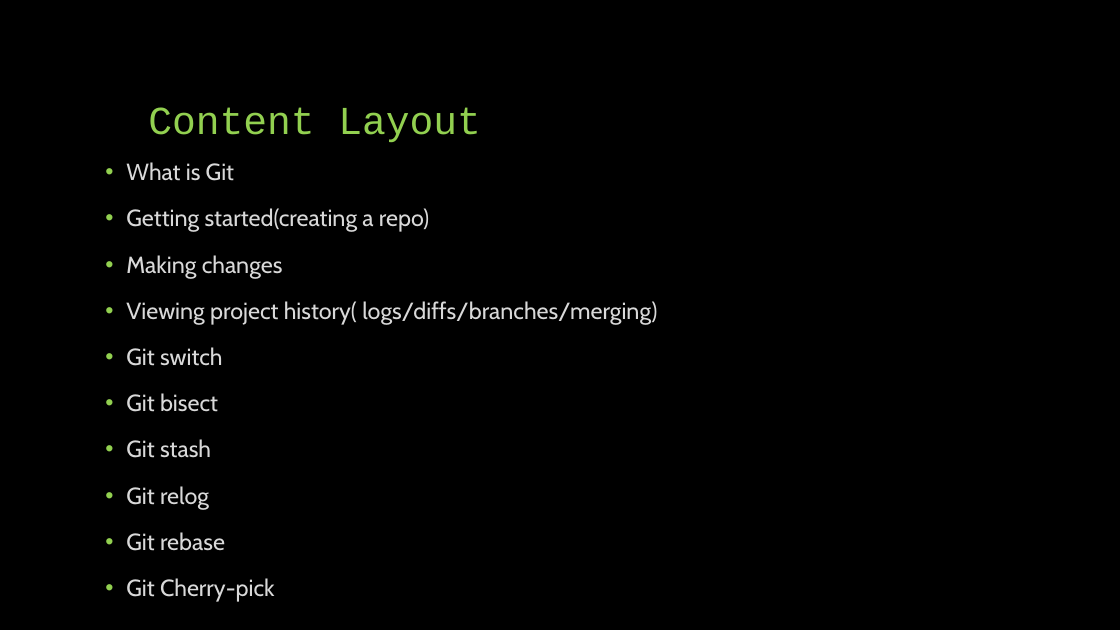
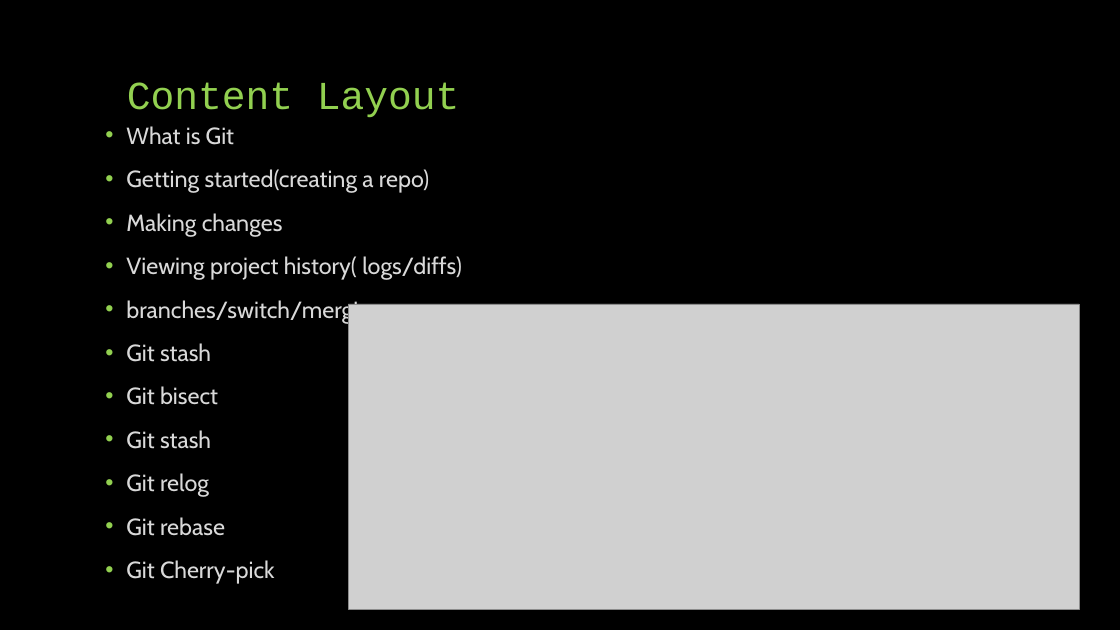
Before and after one commit to gwydion67/KOSS-presentation, a slide deck: slide 2 of New Git Concepts.pptx. Drawn at 1120x630 pixels with LibreOffice and Linux fonts; fonts in the diff are those of the drawing; grey boxes stand for pictures. Boxes give left, top, right and bottom in pixels: in the first picture for what was removed or moved away, otherwise in the second. Text is boxed around its words. In the diff, an @@ line names an element or a change of style, - is before the commit and + after.

Commit message:
update the ppt

```diff
--- a/New Git Concepts.pptx
+++ b/New Git Concepts.pptx
@@ title "Content Layout" moved from (x1=148, y1=107, x2=481, y2=143) to (x1=127, y1=82, x2=460, y2=118) @@
@@ text "What is Git" moved from (x1=126, y1=162, x2=657, y2=602) to (x1=126, y1=126, x2=462, y2=584) @@
@@ text at (x1=126, y1=126, x2=429, y2=584): line spacing 0.9 to 0.8 @@
@@ text at (x1=126, y1=256, x2=462, y2=362): text changed @@
-• Viewing project history( logs/diffs/branches/merging)
-• Git switch
+• Viewing project history( logs/diffs)
+• branches/switch/merging
+• Git stash
@@ picture added at (x1=349, y1=304, x2=1080, y2=609) @@
```
Also in this commit, not shown: 2 other slides changed, 1 slide added, 1 other file.
